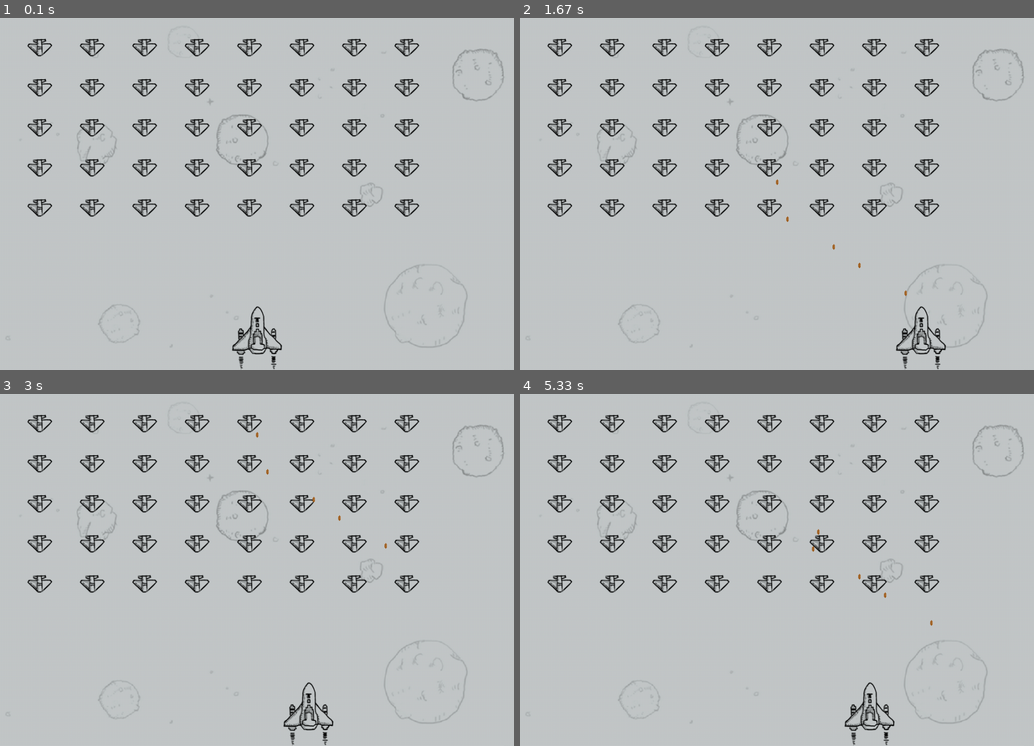
Above: before the commit, frames 1-4 (two rows, left to right).
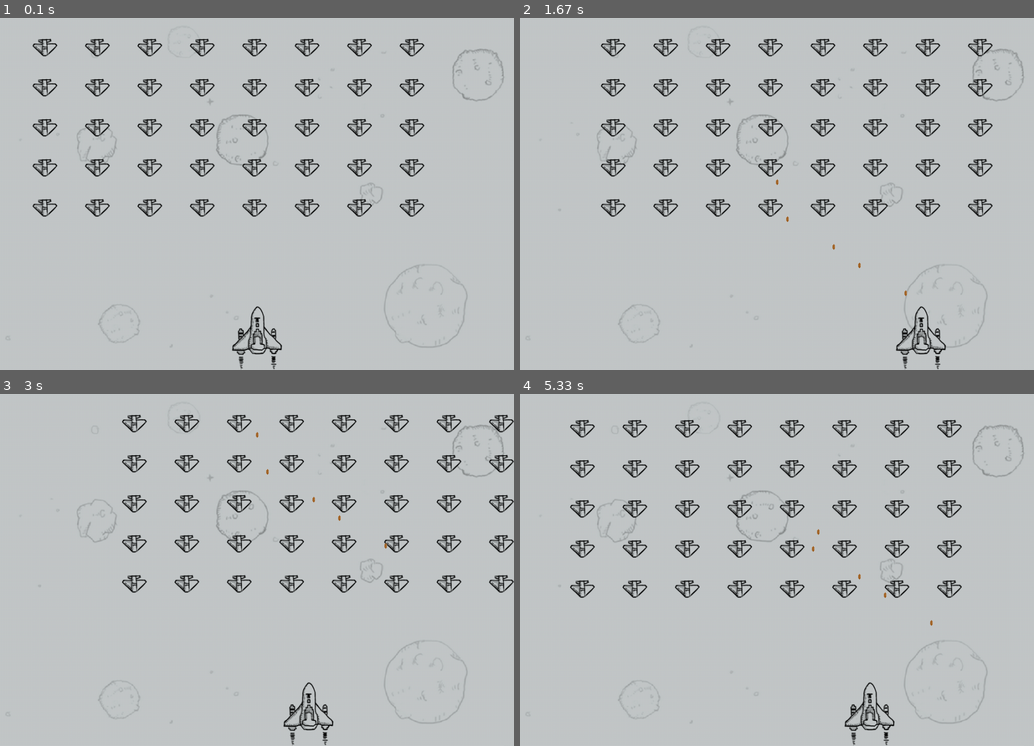
Above: after the commit, the same moments.

Repository: wtraceback/Pygame-Practice
Game: pygame game, started from Plane/main.py
Same seed, same stepped clock (60 frames per second), same inputs: the game is played once before the commit and once after it.
Inputs:
- Up to frame 1 (0.1 s): no input
- Up to frame 2 (1.67 s): tap Space at 0.33, 0.73, 1.03, 1.23, 1.53 s; hold Right 0.67-1.13 s; hold Right 1.17-1.63 s
- Up to frame 3 (3 s): hold Left 1.67-2.2 s; tap Space at 1.73, 2.03, 2.3, 2.6, 2.73 s; hold Left 2.23-2.63 s; hold Right from 2.67 s (still down)
- Up to frame 4 (5.33 s): tap Space at 3.03, 3.4, 3.7, 3.9, 4.2, 4.4, 4.7, 4.9, 5.2 s; release Right at 3.3 s; hold Left 3.33-3.8 s; hold Right 3.83-4.3 s; hold Right 4.33-4.8 s; hold Left from 4.83 s (still down)

The runs differ from the first frame. In frame 1, 6.3% of the frame differs, in the area x 5-83%, y 5-57%; in frame 2, 4.5%; in frame 3, 7.8%; in frame 4, 9.0%, in the area x 5-86%, y 5-58%.

Commit message:
让敌人战机向右移动 && 到达左右边缘后就向下移动一定的距离 && 反向移动

Diff:
--- a/Plane/enemy.py
+++ b/Plane/enemy.py
@@ -2,9 +2,10 @@
 
 class Enemy():
     """这是一个敌人战机的类"""
-    def __init__(self, screen):
+    def __init__(self, sets, screen):
         self.screen = screen
         self.screen_rect = self.screen.get_rect()
+        self.sets = sets
 
         self.img = pygame.image.load('images/enemy.png')
 
@@ -13,6 +14,20 @@
         self.rect.x = self.rect.width
         self.rect.y = self.rect.height
 
+        # 敌机的飞行速度
+        self.speed_factor = self.sets.enemy_speed_factor
+
     def blit_img(self):
         """在指定位置绘制敌机"""
         self.screen.blit(self.img, self.rect)
+
+    def update_coordinate(self):
+        """敌人战机向右或向左移动"""
+        self.rect.x += (self.speed_factor * self.sets.enemy_direction)
+
+    def check_edges(self):
+        """如果到达屏幕的最右边或者是最左边的边缘，则返回 True"""
+        if self.rect.right >= self.screen_rect.right:
+            return True
+        elif self.rect.left <= 0:
+            return True
--- a/Plane/game_functions.py
+++ b/Plane/game_functions.py
@@ -44,14 +44,16 @@
     # 绘制背景图
     blit_bg_image(sets, screen)
 
-    # 绘制战斗机
+    # 更新战斗机的坐标并绘制战斗机
     fighter.update_coordinate()
     fighter.blit_img()
 
-    # # 绘制敌人战机
+    # 检测敌人战机是否到达屏幕边缘、更新敌人战机的坐标并绘制敌人战机
+    check_fleet_edges(sets)
+    update_enemy_fleet(sets)
     blit_enemy_fleet(sets)
 
-    # 更新子弹的坐标以及绘制子弹
+    # 更新子弹的坐标并绘制子弹
     update_bullets(sets)
 
     # 重新绘制游戏窗口
@@ -77,7 +79,7 @@
 def create_enemy_fleet(sets, screen, fighter_tool):
     """创建敌人战机舰队"""
     # 创建一个敌人战机，并计算每一行可容纳的战机个数
-    enemy_tool = Enemy(screen)
+    enemy_tool = Enemy(sets, screen)
     number_enemy_x = get_number_enemy_x(sets, enemy_tool)
     number_enemy_rows = get_number_enemy_rows(sets, enemy_tool, fighter_tool)
 
@@ -104,7 +106,7 @@
 
 
 def create_enemy(sets, screen, enemy_number, enemy_row):
-    new_enemy = Enemy(screen)
+    new_enemy = Enemy(sets, screen)
 
     # 设置响应的敌人战机的位置
     x = new_enemy.rect.width + 2 * new_enemy.rect.width * enemy_number
@@ -115,6 +117,27 @@
     sets.enemy_list.append(new_enemy)
 
 
+def update_enemy_fleet(sets):
+    for enemy in sets.enemy_list:
+        enemy.update_coordinate()
+
+
 def blit_enemy_fleet(sets):
     for enemy in sets.enemy_list:
         enemy.blit_img()
+
+
+def check_fleet_edges(sets):
+    """如果有敌人战机到达边缘后，将采取相应的措施"""
+    for enemy in sets.enemy_list:
+        if enemy.check_edges():
+            change_fleet_direction(sets)
+            break
+
+
+def change_fleet_direction(sets):
+    """将所有的敌人战机向下移动，并且调整敌人战机的移动方向"""
+    for enemy in sets.enemy_list:
+        enemy.rect.y += sets.enemy_drop_speed
+
+    sets.enemy_direction *= (-1)
--- a/Plane/settings.py
+++ b/Plane/settings.py
@@ -23,5 +23,8 @@
         self.bullet_list = []
         self.bullet_max_num = 5
 
-        # 敌人战机相关配置项
+        # 敌人战机相关配置项(移动速度、向下移动的速度、舰队移动的方向：右：+1 左：-1、战机舰队数组)
+        self.enemy_speed_factor = 1
+        self.enemy_drop_speed = 10
+        self.enemy_direction = 1
         self.enemy_list = []
